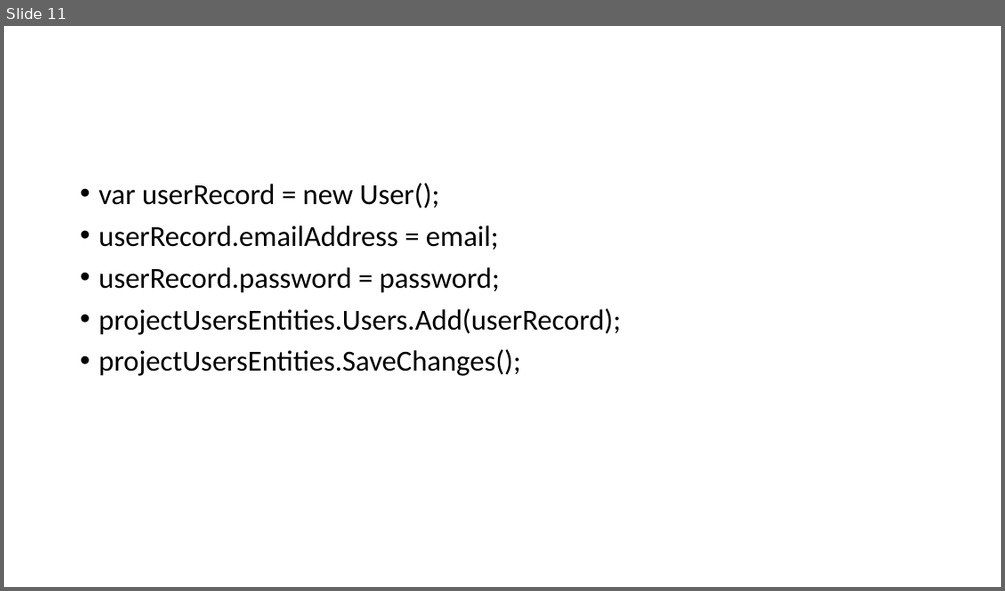
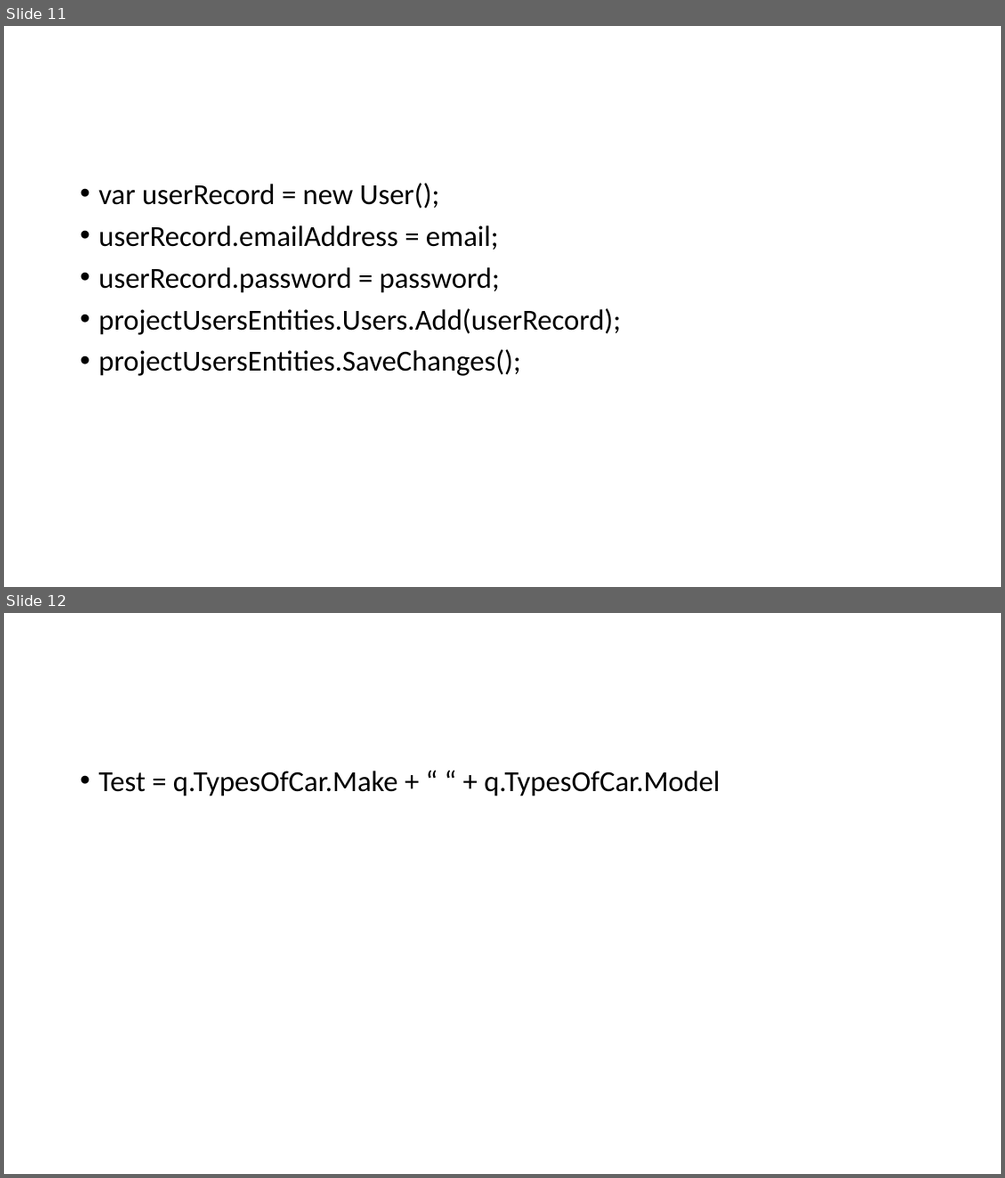
Before and after one commit to benicastro/internship-software-engineer, a slide deck: Serving Intel.pptx. Shown one above the other, each under a label of ours: slide 11 before the commit, slides 11 and 12 after it. The pictures are 1005x591 and 1005x1178 pixels, drawn with LibreOffice and Linux fonts; fonts in the diff are those of the drawing. Boxes give left, top, right and bottom in pixels: in the first picture for what was removed or moved away, otherwise in the second. Text is boxed around its words. In the diff, an @@ line names an element or a change of style, - is before the commit and + after.

```diff
--- a/Serving Intel.pptx
+++ b/Serving Intel.pptx
@@ slide 12 added at bbox=[4, 613, 1001, 1174], background #FFFFFF @@
@@ text added at bbox=[98, 771, 720, 796], 28 pt, text #000000 @@
+• Test = q.TypesOfCar.Make + “ “ + q.TypesOfCar.Model
```
Also in this commit, not shown: 1 slide removed.
